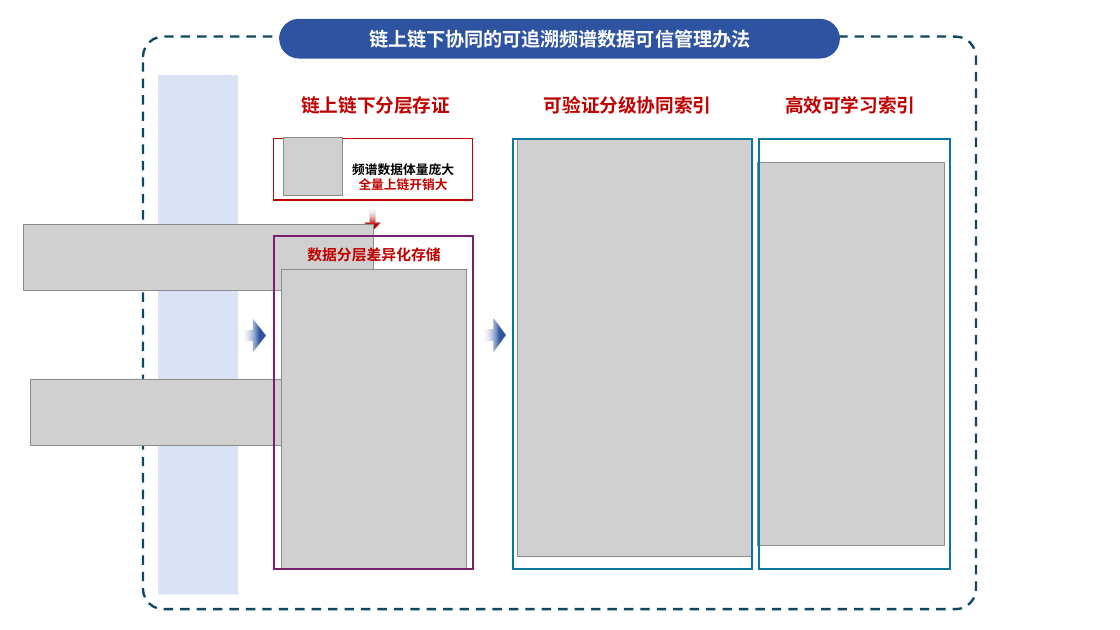
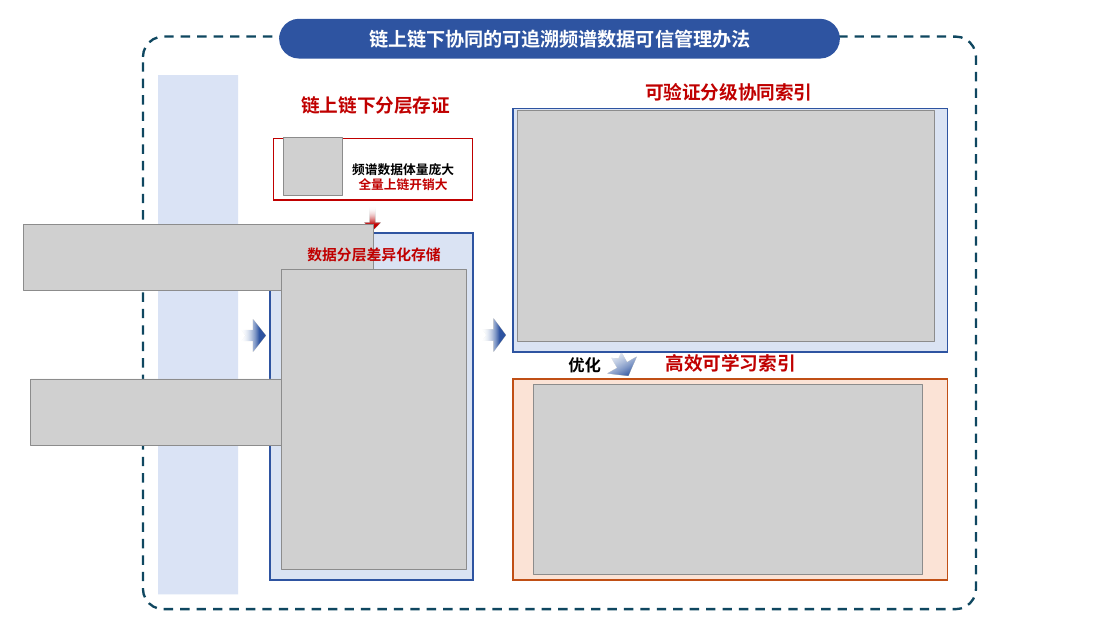
Before and after one commit to yeshu8zpf/NSFC_MCI, a slide deck: slide 1 of 军民融合/ppt/研究方案二C.pptx. Drawn at 1120x630 pixels with LibreOffice and Linux fonts; fonts in the diff are those of the drawing; grey boxes stand for pictures. Boxes give left, top, right and bottom in pixels: in the first picture for what was removed or moved away, otherwise in the second. Text is boxed around its words. In the diff, an @@ line names an element or a change of style, - is before the commit and + after.

```diff
--- a/军民融合/ppt/研究方案二C.pptx
+++ b/军民融合/ppt/研究方案二C.pptx
@@ text "可验证分级协同索引": place and size @@
-text "可验证分级协同索引" at [544, 96, 711, 114]
+text "可验证分级协同索引" at [645, 83, 812, 101]
@@ rounded rectangle added at [513, 108, 948, 352], fill #DAE3F3, outline #2E54A1 1.5 pt @@
@@ picture: place and size @@
-picture at [518, 139, 752, 557]
+picture at [518, 110, 935, 341]
@@ rectangle removed at [513, 139, 752, 569] @@
@@ rectangle removed at [760, 139, 950, 569] @@
@@ rounded rectangle added at [270, 234, 473, 581], fill #DAE3F3, outline #2E54A1 1.5 pt @@
@@ rectangle removed at [274, 236, 473, 569] @@
@@ text added at [568, 357, 601, 373], 14 pt, text #000000, bold @@
+优化
@@ notched right arrow added at [602, 347, 642, 383], fill gradient #F0F8FD to #2E54A1 @@
@@ text "高效可学习索引": place and size @@
-text "高效可学习索引" at [785, 96, 915, 114]
+text "高效可学习索引" at [666, 351, 796, 372]
@@ rounded rectangle added at [513, 379, 948, 581], fill #FBE3D6, outline #C04F15 1.5 pt @@
@@ picture: place and size @@
-picture at [757, 162, 944, 545]
+picture at [534, 385, 923, 575]
```
Also in this commit, not shown: 3 other slides changed, 1 other file.
